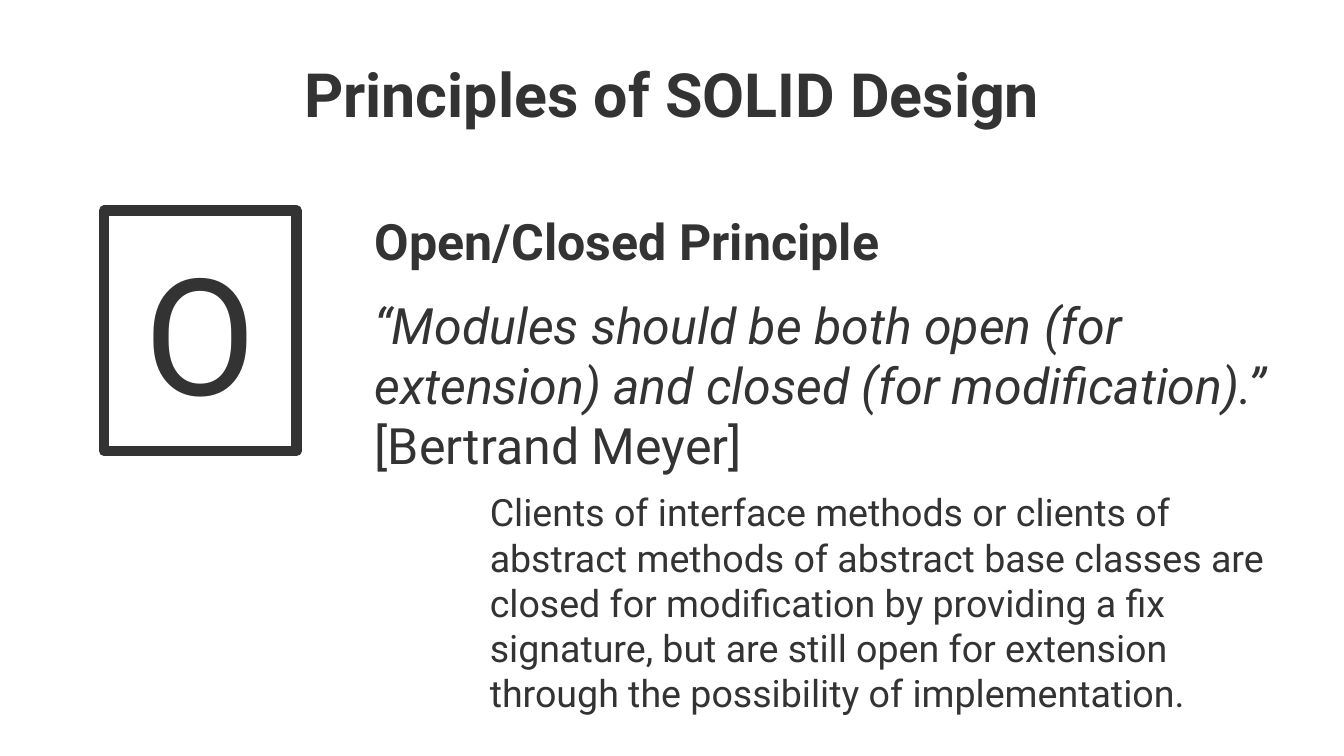
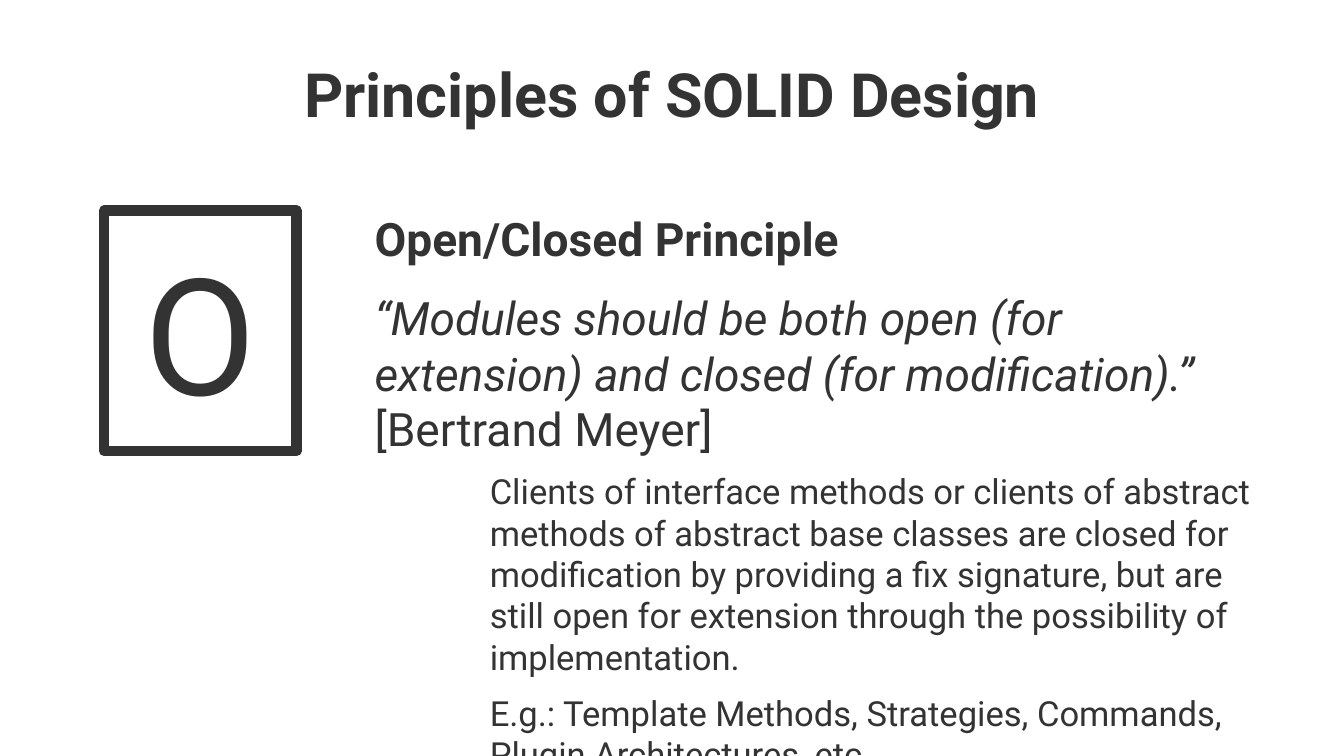
Before and after one commit to maxmeffert/SystemTesting, a slide deck: slide 15 of Presentation/Presentation.odp. Drawn at 1344x756 pixels with LibreOffice and Linux fonts; fonts in the diff are those of the drawing; background and template pictures are left out. Boxes give left, top, right and bottom in pixels: in the first picture for what was removed or moved away, otherwise in the second. Text is boxed around its words. In the diff, an @@ line names an element or a change of style, - is before the commit and + after.

```diff
--- a/Presentation/Presentation.odp
+++ b/Presentation/Presentation.odp
@@ text at box(375, 221, 1250, 677): size 29.6 to 27.2 pt in "Open/Closed Principle", "“Modules should be both open (for extension) ..."; size 22.2 to 20.4 pt in "Clients of interface methods or clients of ..." @@
@@ text at box(490, 700, 1222, 733): paragraph added @@
+    E.g.: Template Methods, Strategies, Commands, Plugin Architectures, etc.
```
Also in this commit, not shown: 1 other slide changed, 2 slides added, 1 other file.
